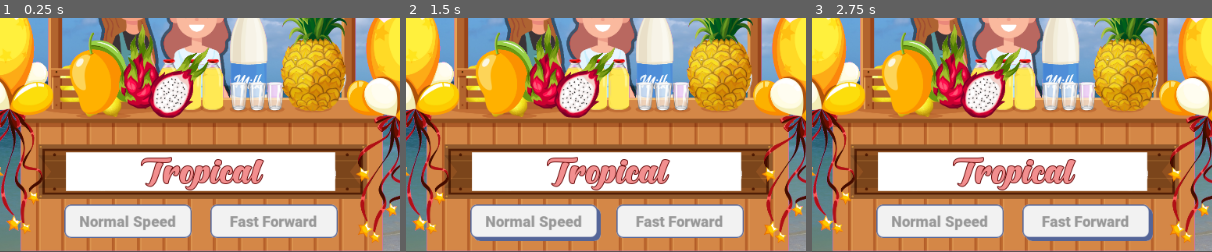
Above: before the commit, frames 1-3 (left to right).
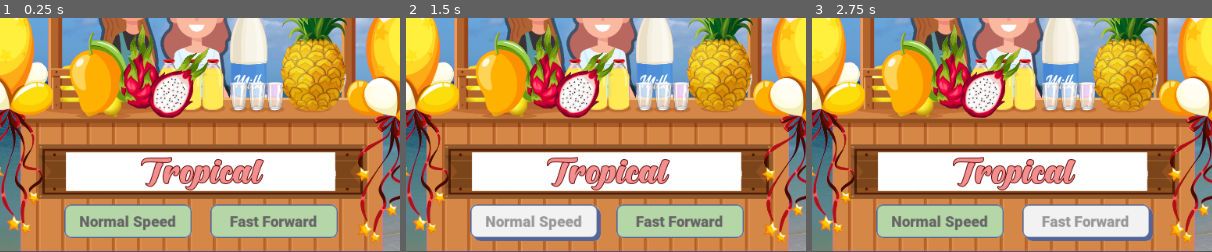
Above: after the commit, the same moments.

Repository: thepriscillawang/SMOOthies
Game: Godot game, scene res://Scenes/Simulation.tscn
The game is run twice, just before and just after one commit, with the same random seed, the same clock (stepped at 60 frames per second) and the same inputs. This scene is started directly instead of the project's main scene. Sound files missing from this copy of the repository are replaced by a short silence.
Inputs (mouse positions are % of the whole screen's width and height, from its top left):
- Up to frame 1 (0.25 s): no input
- Up to frame 2 (1.5 s): click (41, 94) at 0.5 s; click (41, 94) at 1.25 s
- Up to frame 3 (2.75 s): click (59, 94) at 2 s
The pictures show only the part of the screen within x 25-75%, y 50-100%; the shares and areas given below are measured in that part.

The runs differ from the first frame. In frame 1, 8.5% of the frame differs, in the area x 16-85%, y 79-94%; in frame 2, 4.3%; in frame 3, 4.3%.
Error in both runs: Invalid operands 'Nil' and 'int' in operator '-'. (res://Scenes/Algorithm.gd:120)

Commit message:
ReportOpenStore & Buttons

Diff:
--- a/src/SMOOthies/Scenes/ReportOpenStore.tscn
+++ b/src/SMOOthies/Scenes/ReportOpenStore.tscn
@@ -1,24 +1,46 @@
-[gd_scene load_steps=2 format=2]
+[gd_scene load_steps=8 format=2]
 
 [ext_resource path="res://Scenes/ReportOpenStore.gd" type="Script" id=1]
+[ext_resource path="res://images/button_play-again_pressed.png" type="Texture" id=2]
+[ext_resource path="res://images/button_play-again_hover.png" type="Texture" id=3]
+[ext_resource path="res://images/button_play-again.png" type="Texture" id=4]
+[ext_resource path="res://images/IntroBKG1024_r.png" type="Texture" id=5]
+[ext_resource path="res://fonts/roboto/Roboto-Medium.ttf" type="DynamicFontData" id=6]
+
+[sub_resource type="DynamicFont" id=1]
+size = 18
+font_data = ExtResource( 6 )
 
 [node name="ReportOpenStore" type="Node2D"]
 position = Vector2( 2, 7 )
 script = ExtResource( 1 )
+__meta__ = {
+"_edit_vertical_guides_": [ 512.0 ]
+}
 
-[node name="OpenStoreLabel" type="Label" parent="."]
-margin_left = 109.0
-margin_top = 213.0
-margin_right = 974.0
-margin_bottom = 244.0
+[node name="ReportOpenStoreBKG" type="TextureRect" parent="."]
+margin_right = 40.0
+margin_bottom = 40.0
+texture = ExtResource( 5 )
+
+[node name="OpenStoreLabel" type="RichTextLabel" parent="."]
+margin_left = 108.0
+margin_top = 204.0
+margin_right = 916.0
+margin_bottom = 310.0
+custom_colors/default_color = Color( 0, 0, 0, 1 )
+custom_fonts/normal_font = SubResource( 1 )
 text = "	Congratulations! You did it! You successfully earned at least $500 to establish your SMOOthie storefront on Kalakaua Avenue. Great job!
 "
 
-[node name="PlayAgainButton" type="Button" parent="."]
-margin_left = 488.0
-margin_top = 393.0
-margin_right = 557.0
-margin_bottom = 413.0
-text = "Play Again"
+[node name="PlayAgainButton" type="TextureButton" parent="."]
+margin_left = 427.0
+margin_top = 416.0
+margin_right = 631.0
+margin_bottom = 470.0
+rect_scale = Vector2( 0.8, 0.8 )
+texture_normal = ExtResource( 4 )
+texture_pressed = ExtResource( 2 )
+texture_hover = ExtResource( 3 )
 
 [connection signal="pressed" from="PlayAgainButton" to="." method="_on_PlayAgainButton_pressed"]
--- a/src/SMOOthies/Scenes/Simulation.tscn
+++ b/src/SMOOthies/Scenes/Simulation.tscn
@@ -11,6 +11,8 @@
 [ext_resource path="res://images/button_normal-speed_hover.png" type="Texture" id=9]
 [ext_resource path="res://images/button_normal-speed_pressed.png" type="Texture" id=10]
 [ext_resource path="res://images/button_normal-speed.png" type="Texture" id=11]
+[ext_resource path="res://images/button_normal-speed_disabled.png" type="Texture" id=12]
+[ext_resource path="res://images/button_fast-forward_disabled.png" type="Texture" id=13]
 
 [sub_resource type="DynamicFont" id=1]
 size = 72
@@ -53,6 +55,7 @@
 texture_normal = ExtResource( 4 )
 texture_pressed = ExtResource( 3 )
 texture_hover = ExtResource( 5 )
+texture_disabled = ExtResource( 13 )
 
 [node name="NormalSpeedButton" type="TextureButton" parent="."]
 margin_left = 337.0
@@ -63,6 +66,7 @@
 texture_normal = ExtResource( 11 )
 texture_pressed = ExtResource( 10 )
 texture_hover = ExtResource( 9 )
+texture_disabled = ExtResource( 12 )
 
 [node name="SMOOthies" type="Label" parent="."]
 margin_left = 327.0
Not shown: 1 places in src/SMOOthies/Scenes/Simulation.tscn that only renumber resources
Binary file changed: src/SMOOthies/images/button_fast-forward.png
Binary file added: src/SMOOthies/images/button_fast-forward_disabled.png
Not shown, added: src/SMOOthies/images/button_fast-forward_disabled.png.import
Binary file changed: src/SMOOthies/images/button_normal-speed.png
Binary file added: src/SMOOthies/images/button_normal-speed_disabled.png
Not shown, added: src/SMOOthies/images/button_normal-speed_disabled.png.import
Binary file added: src/SMOOthies/images/button_play-again.png
Not shown, added: src/SMOOthies/images/button_play-again.png.import
Binary file added: src/SMOOthies/images/button_play-again_hover.png
Not shown, added: src/SMOOthies/images/button_play-again_hover.png.import
Binary file added: src/SMOOthies/images/button_play-again_pressed.png
(and 3 more such lines)
